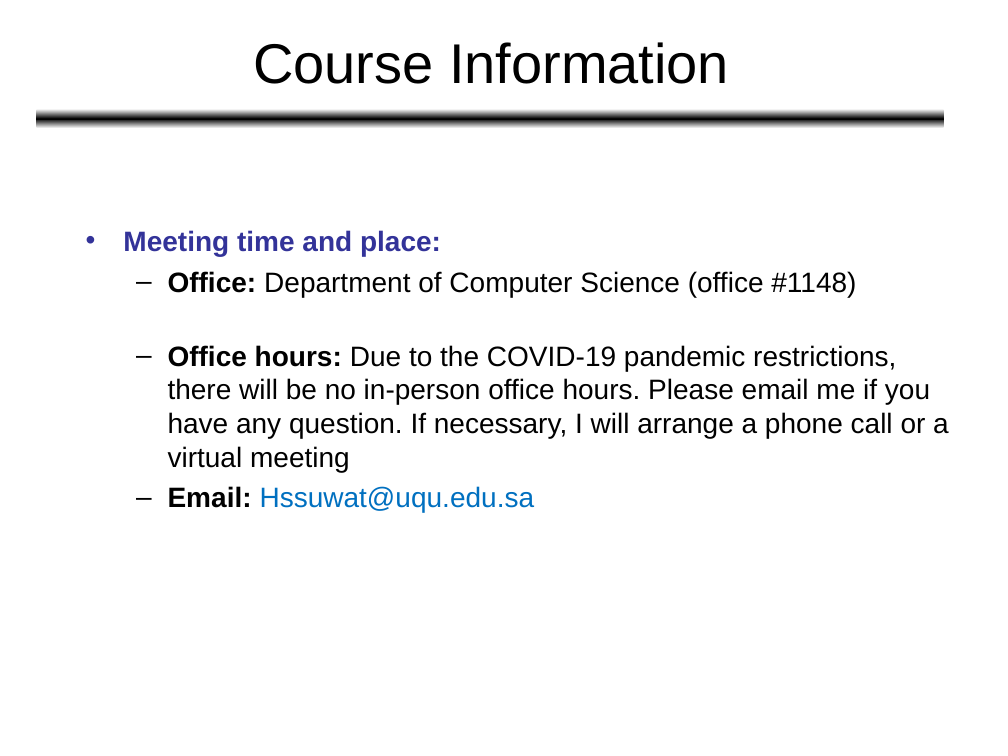
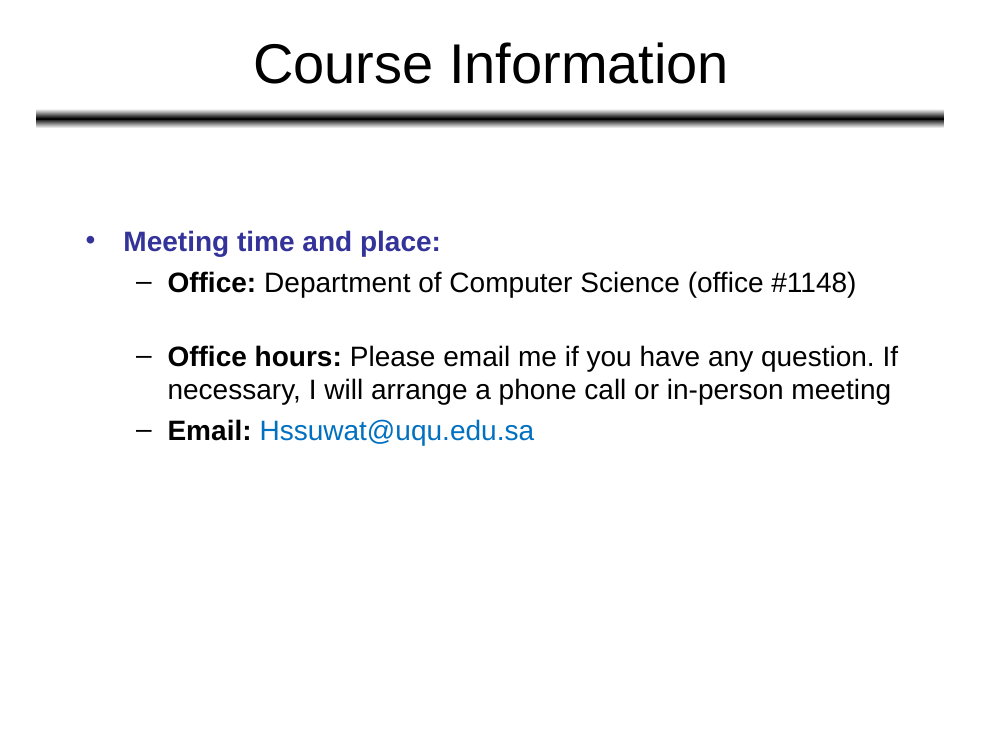
Before and after one commit to HatimAlsuwat/HatimAlsuwat.github.io, a slide deck: slide 6 of algorithms/Lecture 1.ppt. Drawn at 1008x756 pixels with LibreOffice and Linux fonts; fonts in the diff are those of the drawing. Boxes give left, top, right and bottom in pixels: in the first picture for what was removed or moved away, otherwise in the second. Text is boxed around its words. In the diff, an @@ line names an element or a change of style, - is before the commit and + after.

```diff
--- a/algorithms/Lecture 1.ppt
+++ b/algorithms/Lecture 1.ppt
@@ text at [168,345,899,405]: text changed @@
-  – Office hours: Due to the COVID-19 pandemic restrictions, there will be no in-person office hours. Please email me if you have any question. If necessary, I will arrange a phone call or a virtual meeting
+  – Office hours: Please email me if you have any question. If necessary, I will arrange a phone call or in-person meeting
```
Also in this commit, not shown: 1 other slide changed, 19 other files.
